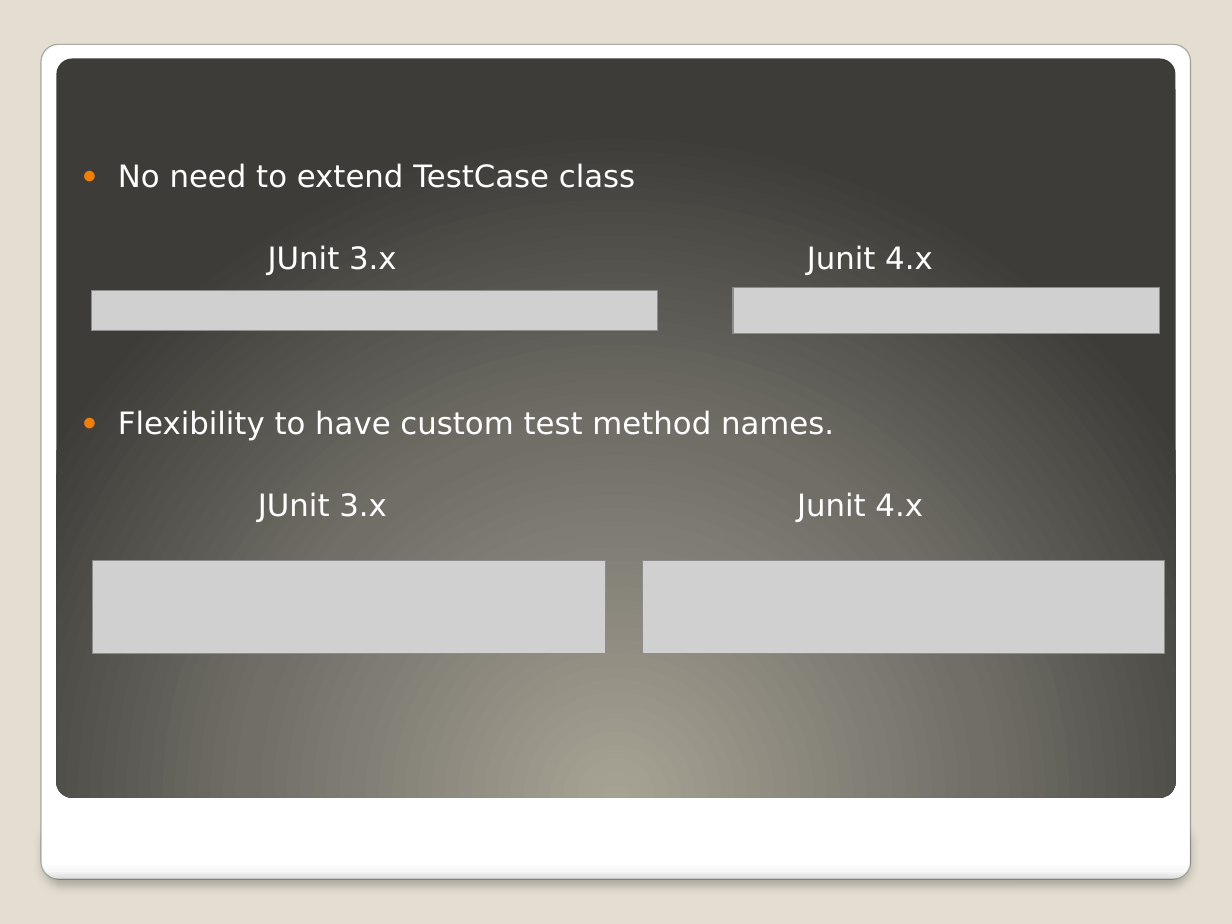
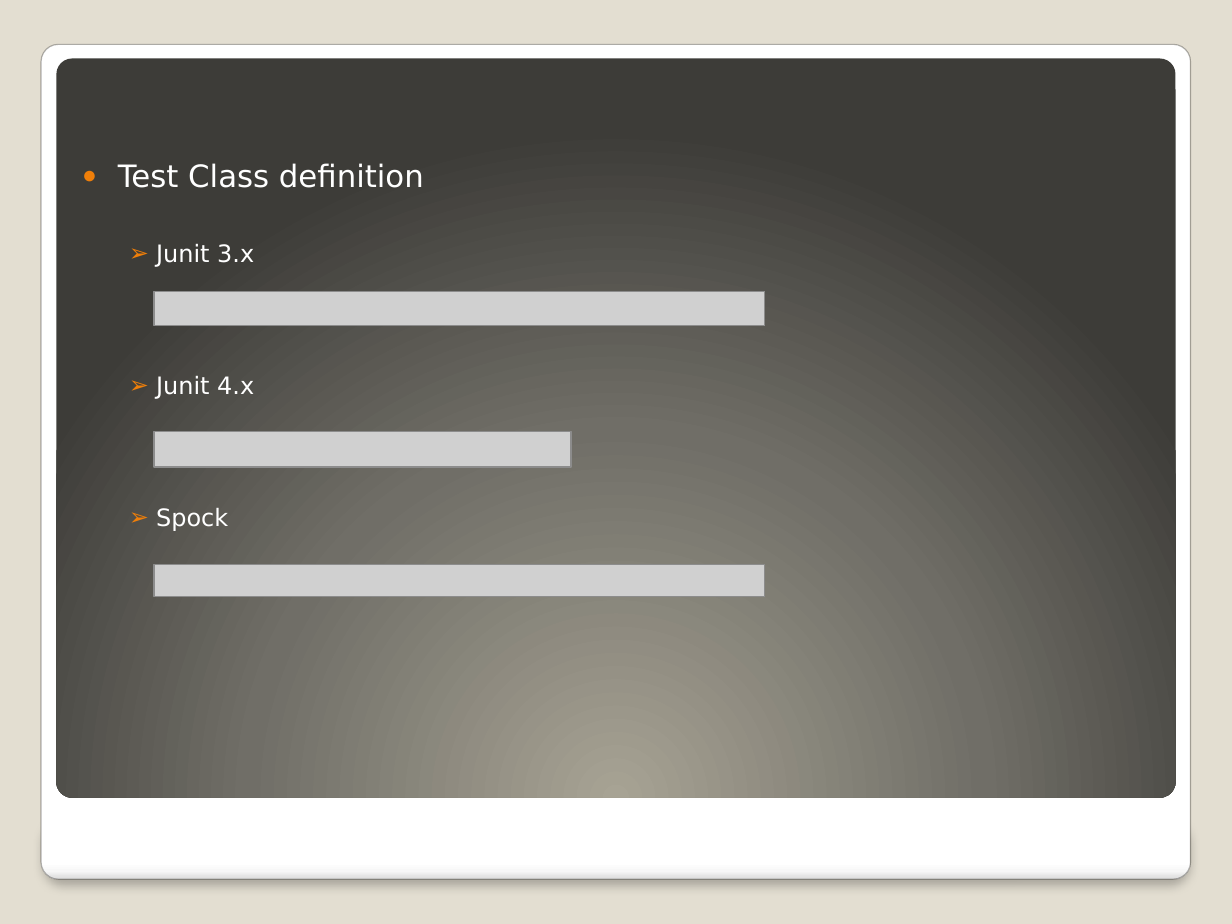
Before and after one commit to ayazlakdawala/JUnitMigration3.x-4.x, a slide deck: slide 5 of TechiNar Series-Unit Testing Frameworks Demo.pptx. Drawn at 1232x924 pixels with LibreOffice and Linux fonts; fonts in the diff are those of the drawing; grey boxes stand for pictures. Boxes give left, top, right and bottom in pixels: in the first picture for what was removed or moved away, otherwise in the second. Text is boxed around its words. In the diff, an @@ line names an element or a change of style, - is before the commit and + after.

Commit message:
added new spock features to the project

```diff
--- a/TechiNar Series-Unit Testing Frameworks Demo.pptx
+++ b/TechiNar Series-Unit Testing Frameworks Demo.pptx
@@ text at (x1=118, y1=163, x2=424, y2=531): text changed; size 18 to 14 pt @@
-● No need to extend TestCase class
-JUnit 3.x Junit 4.x
-● Flexibility to have custom test method names.
-JUnit 3.x Junit 4.x
+● Test Class definition
+  ➢ Junit 3.x
+  ➢ Junit 4.x
+  ➢ Spock
@@ picture resized from (x1=91, y1=291, x2=658, y2=330) to (x1=154, y1=291, x2=765, y2=325) @@
@@ picture removed at (x1=733, y1=287, x2=1159, y2=333) @@
@@ picture added at (x1=154, y1=431, x2=572, y2=467) @@
@@ picture removed at (x1=92, y1=561, x2=606, y2=654) @@
@@ picture added at (x1=154, y1=564, x2=765, y2=596) @@
@@ picture removed at (x1=643, y1=561, x2=1164, y2=654) @@
```
Also in this commit, not shown: 7 other slides changed, 10 slides added, 2 other files.
